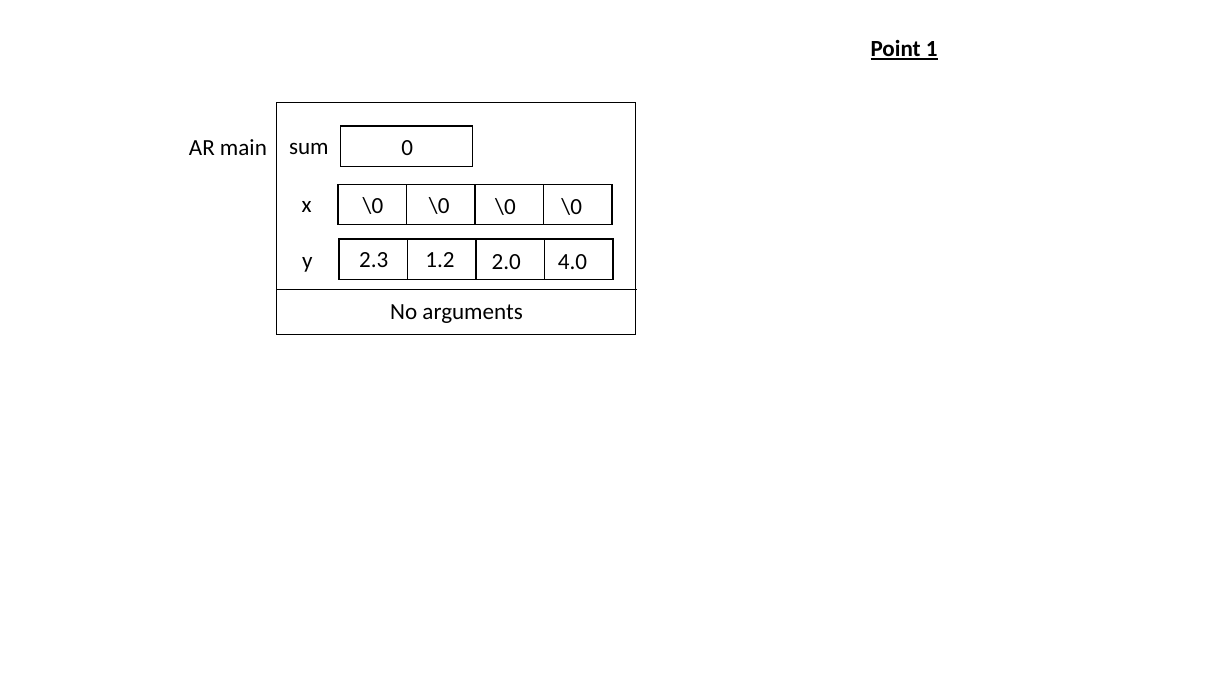
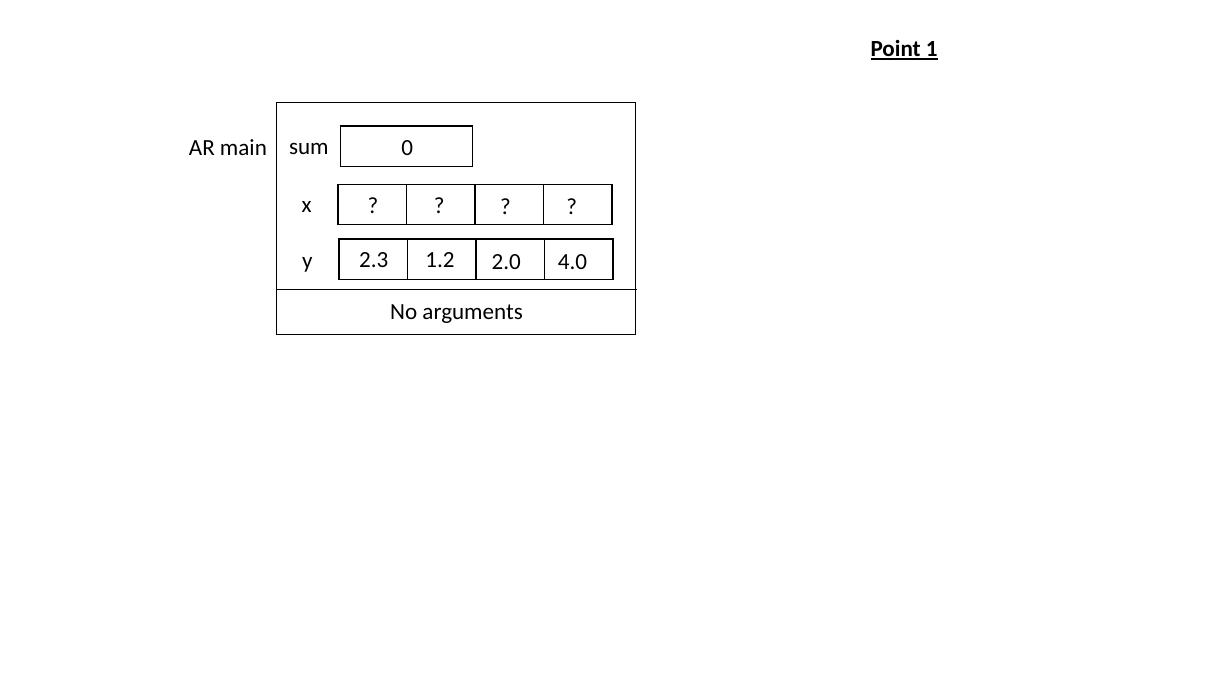
Before and after one commit to chvaldez10/ENSF-614, a slide deck: slide 1 of assignments/labs/lab2/documents/drawing.pptx. Drawn at 1232x693 pixels with LibreOffice and Linux fonts; fonts in the diff are those of the drawing. Boxes give left, top, right and bottom in pixels: in the first picture for what was removed or moved away, otherwise in the second. Text is boxed around its words. In the diff, an @@ line names an element or a change of style, - is before the commit and + after.

```diff
--- a/assignments/labs/lab2/documents/drawing.pptx
+++ b/assignments/labs/lab2/documents/drawing.pptx
@@ text at [363, 197, 384, 214]: text changed @@
-\0
+?
@@ text at [429, 197, 450, 214]: text changed @@
-\0
+?
@@ text at [495, 198, 516, 215]: text changed @@
-\0
+?
@@ text at [561, 198, 582, 215]: text changed @@
-\0
+?
```
Also in this commit, not shown: 3 other slides changed, 2 other files.
